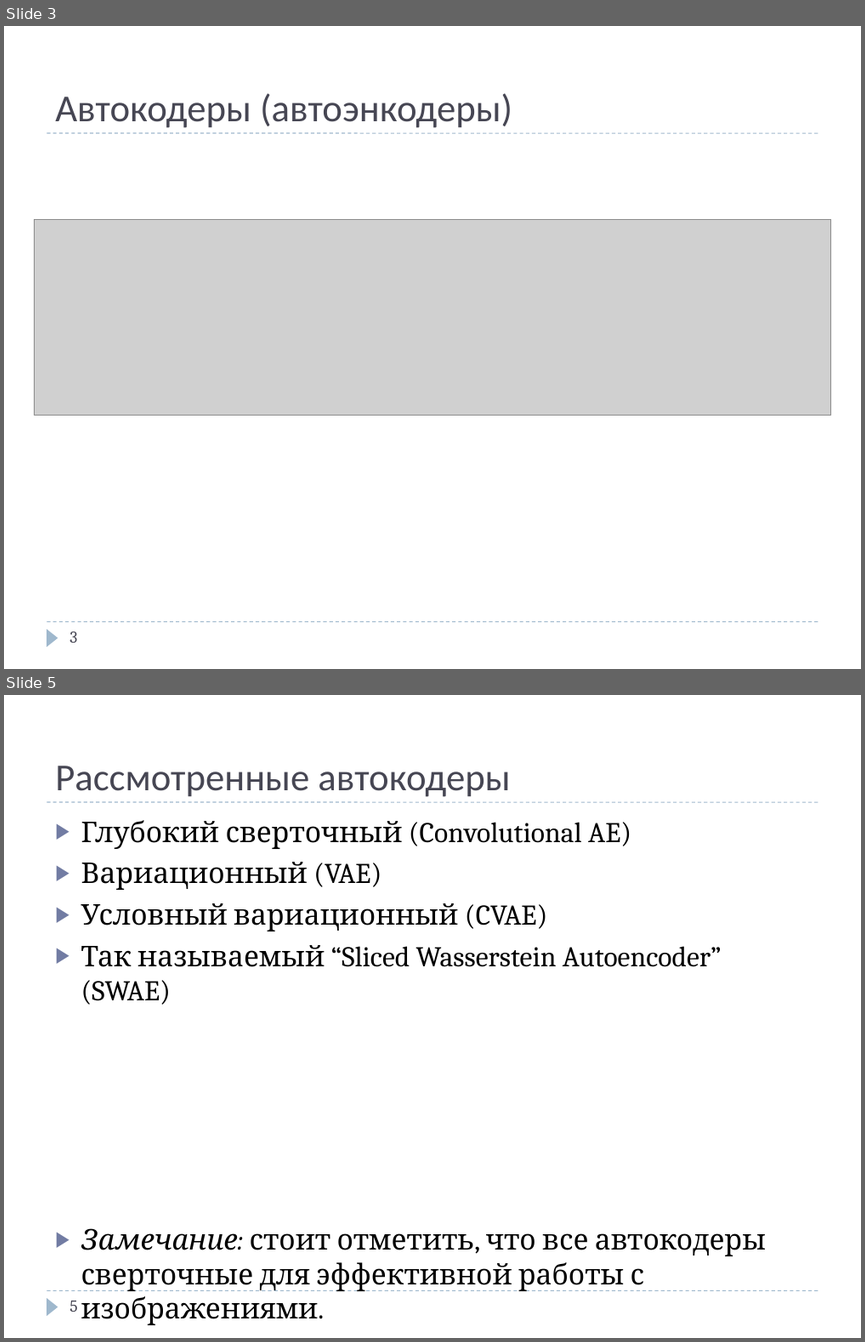
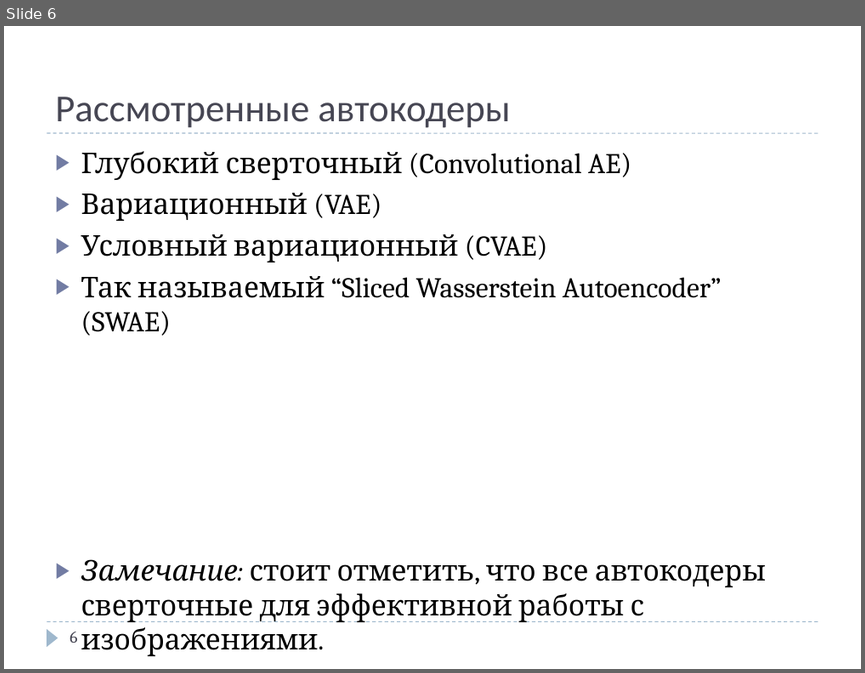
Before and after one commit to Ppasha9/ganfasttraining, a slide deck: presentations/FastGanTraining_Denisov_Pavel.pptx. Shown one above the other, each under a label of ours: slides 3 and 5 before the commit, slide 6 after it; the slides between them are not shown. The pictures are 865x1342 and 865x673 pixels, drawn with LibreOffice and Linux fonts; fonts in the diff are those of the drawing; grey boxes stand for pictures. Boxes give left, top, right and bottom in pixels: in the first picture for what was removed or moved away, otherwise in the second. Text is boxed around its words. In the diff, an @@ line names an element or a change of style, - is before the commit and + after.

```diff
--- a/presentations/FastGanTraining_Denisov_Pavel.pptx
+++ b/presentations/FastGanTraining_Denisov_Pavel.pptx
@@ slide 3 removed at (x1=4, y1=26, x2=861, y2=669), background #FFFFFF; not listed: 3 template elements that a slide beside it also shows @@
@@ title removed at (x1=55, y1=93, x2=512, y2=128) @@
-Автокодеры (автоэнкодеры)
@@ picture removed at (x1=34, y1=219, x2=831, y2=414) @@
@@ page number removed at (x1=69, y1=631, x2=77, y2=642) @@
-3
@@ what was slide 5 is now slide 6 @@
@@ page number at (x1=69, y1=631, x2=77, y2=642): text changed @@
-5
+6
```
Also in this commit, not shown: 3 slides changed, 2 slides added, 2 other files.
